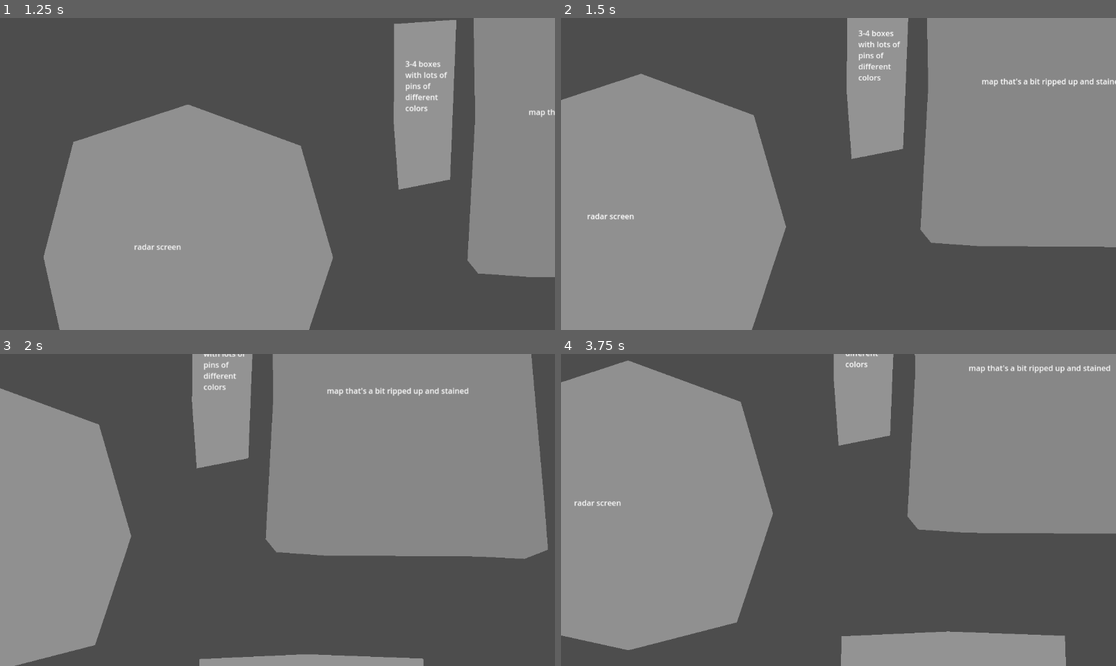
Above: before the commit, frames 1-4 (two rows, left to right).
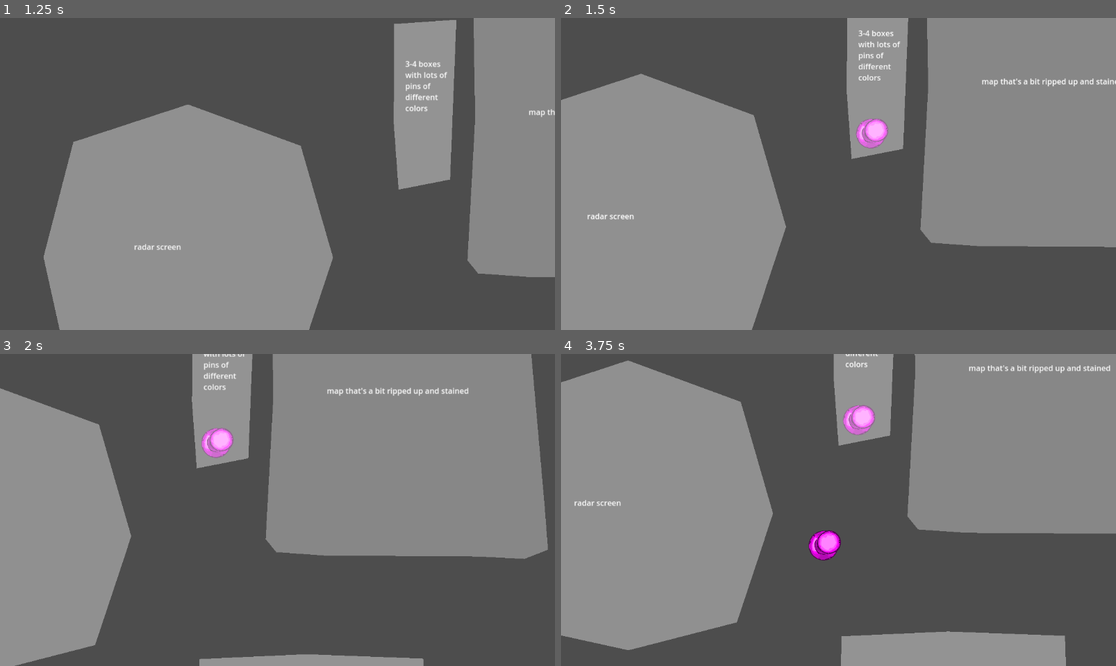
Above: after the commit, the same moments.

Repository: znichola/AAA-lvlup24
Game: Godot game, scene res://src/#main/main.tscn
Same seed, same stepped clock (60 frames per second), same inputs: the game is played once before the commit and once after it. The engine's default icon, where the game draws it, is replaced by a stand-in: a white triangle on a blue panel in a dark square.
Inputs (mouse positions are in pixels of both pictures, inside the frame that each line leads up to):
- Up to frame 1 (1.25 s): click "Start Server" at 0.5 s
- Up to frame 2 (1.5 s): move the mouse to (960, 158) at 1.27 s; press the mouse at (960, 158) at 1.28 s; hold D (right) from 1.28 s (still down)
- Up to frame 3 (2 s): keep holding D (right)
- Up to frame 4 (3.75 s): move the mouse to (727, 525) at 2.02 s; release D (right) at 2.03 s; release the mouse at (727, 525) at 2.03 s; hold S (down) 2.03-2.78 s; right-click (727, 525) at 2.1 s; move the mouse to (894, 441) at 2.77 s; hold D (right) 2.78-3.53 s; hold Space (space) 2.78-3.53 s; move the mouse to (810, 572) at 3.52 s; hold W (up) from 3.53 s (still down); click (810, 572) at 3.6 s

Frame 1 is identical in both runs. In frame 2, 0.4% of the frame differs, in the area x 53-59%, y 32-42%; in frame 3, 0.4%; in frame 4, 0.9%, in the area x 44-57%, y 16-67%.
Error before the commit: Invalid call. Nonexistent function 'instantiate' in base 'GDScript'. (res://src/dir_pins/PinScene.gd:16)

Commit message:
pin graphics added

Diff:
--- a/src/dir_pins/PinElement.gd
+++ b/src/dir_pins/PinElement.gd
@@ -7,7 +7,7 @@
 
 
 # Called every frame. 'delta' is the elapsed time since the previous frame.
-func _process(delta):
+func _process(_delta):
 	pass
 
 
--- a/src/dir_pins/PinElement.tscn
+++ b/src/dir_pins/PinElement.tscn
@@ -1,6 +1,6 @@
 [gd_scene load_steps=3 format=3 uid="uid://dl5sqhkwc4w3g"]
 
-[ext_resource type="Texture2D" uid="uid://cl7t8sxh74rr4" path="res://assets/dir/drawing-pin-151658_1280.webp" id="1_oo0yy"]
+[ext_resource type="Texture2D" uid="uid://rgvlsvb67med" path="res://assets/dir/push_pin_magenta.png" id="1_oo0yy"]
 [ext_resource type="Script" path="res://src/dir_pins/PinElement.gd" id="2_aav2d"]
 
 [node name="PinImage" type="Sprite2D"]
--- a/src/dir_pins/PinScene.gd
+++ b/src/dir_pins/PinScene.gd
@@ -1,6 +1,6 @@
 extends Node2D
 
-var pinElement = preload("res://src/dir_pins/PinElement.gd")
+var pinElement = preload("res://src/dir_pins/PinElement.tscn")
 
 # Called when the node enters the scene tree for the first time.
 func _ready():
--- a/src/director/CenterPoint.gd
+++ b/src/director/CenterPoint.gd
@@ -7,6 +7,6 @@
 
 
 # Called every frame. 'delta' is the elapsed time since the previous frame.
-func _process(delta):
+func _process(_delta):
 	#if get_local_mouse_position().length() > 400:
 	position = get_local_mouse_position()
Binary file removed: assets/dir/drawing-pin-151658_1280.webp
Binary file added: assets/dir/push_pin_blue.png
Not shown, added: assets/dir/push_pin_blue.png.import
Binary file added: assets/dir/push_pin_magenta.png
Not shown, changed: assets/dir/push_pin_magenta.png.import
Binary file added: assets/dir/push_pin_yellow.png
Not shown, added: assets/dir/push_pin_yellow.png.import
